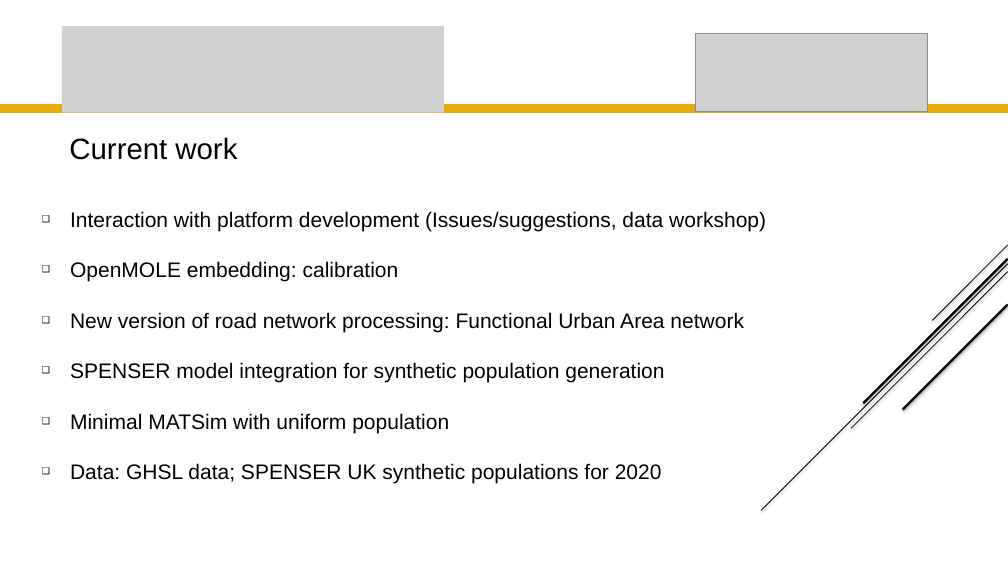
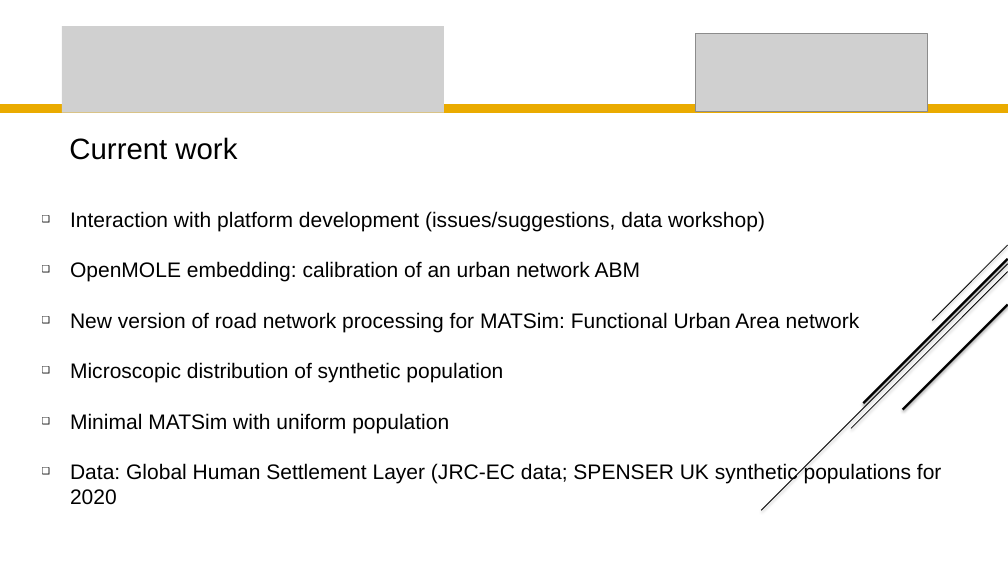
Before and after one commit to JusteRaimbault/UrbanDynamics, a slide deck: slide 2 of Docs/Seminars/20201111_DAFNIExec/DAFNIExec_20201111_Champion_Raimbault.pptx. Drawn at 1008x567 pixels with LibreOffice and Linux fonts; fonts in the diff are those of the drawing; grey boxes stand for pictures; background and template pictures are left out. Boxes give left, top, right and bottom in pixels: in the first picture for what was removed or moved away, otherwise in the second. Text is boxed around its words. In the diff, an @@ line names an element or a change of style, - is before the commit and + after.

```diff
--- a/Docs/Seminars/20201111_DAFNIExec/DAFNIExec_20201111_Champion_Raimbault.pptx
+++ b/Docs/Seminars/20201111_DAFNIExec/DAFNIExec_20201111_Champion_Raimbault.pptx
@@ text at box(70, 211, 860, 383): text changed @@
-❑ Interaction with platform development (Issues/suggestions, data workshop)
-❑ OpenMOLE embedding: calibration
-❑ New version of road network processing: Functional Urban Area network
-❑ SPENSER model integration for synthetic population generation
+❑ Interaction with platform development (issues/suggestions, data workshop)
+❑ OpenMOLE embedding: calibration of an urban network ABM
+❑ New version of road network processing for MATSim: Functional Urban Area network
+❑ Microscopic distribution of synthetic population
@@ text at box(70, 463, 942, 505): text changed @@
-❑ Data: GHSL data; SPENSER UK synthetic populations for 2020
+❑ Data: Global Human Settlement Layer (JRC-EC data; SPENSER UK synthetic populations for 2020
```
Also in this commit, not shown: 1 other slide changed, 4 other files.
